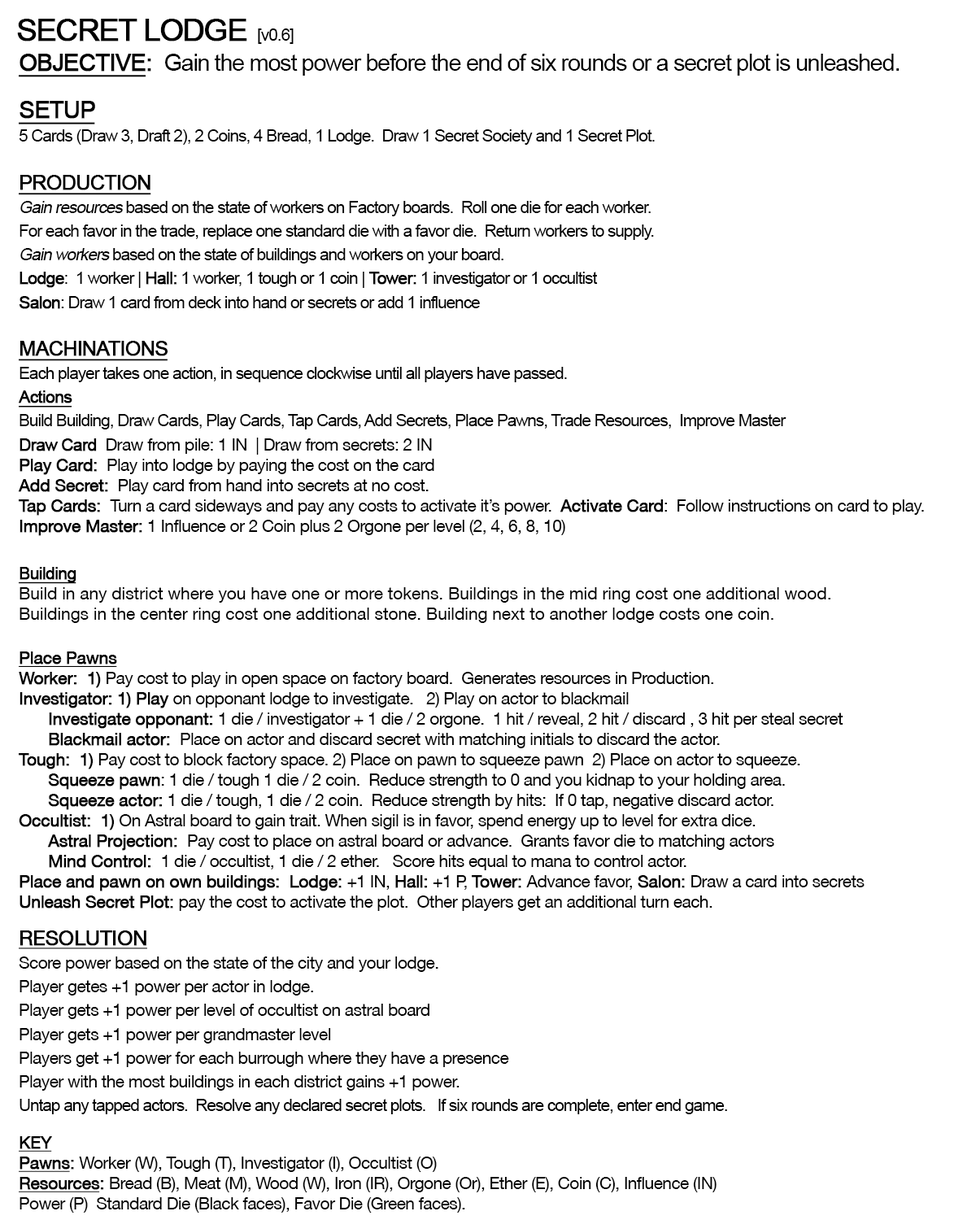
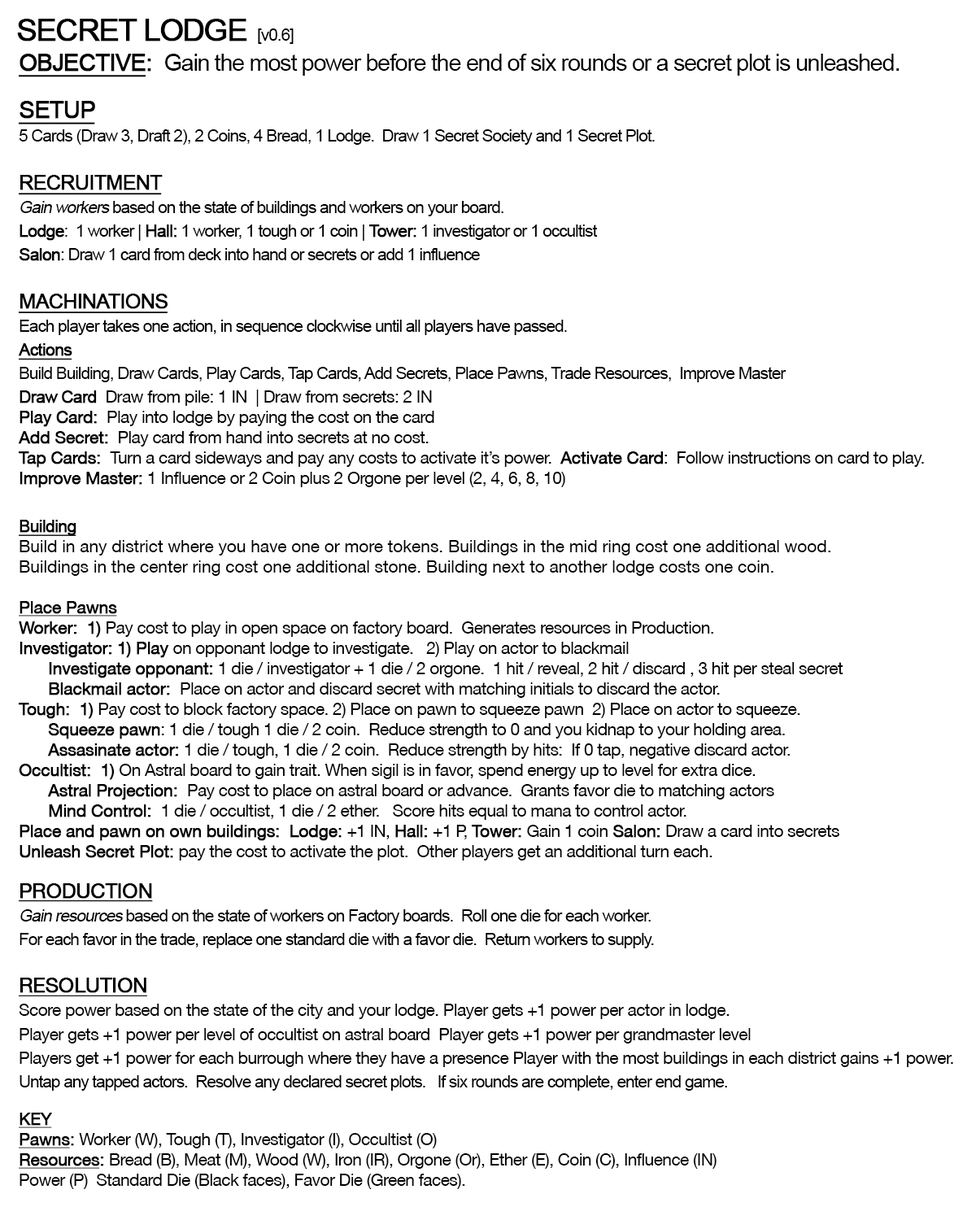
Two versions of the same layered image (w=976, h=1220). Layer-by-layer changes:
painted on "OBJECTIVE: Gain the most power before the end of six rounds or" over <box>17,174,954,1214</box>
